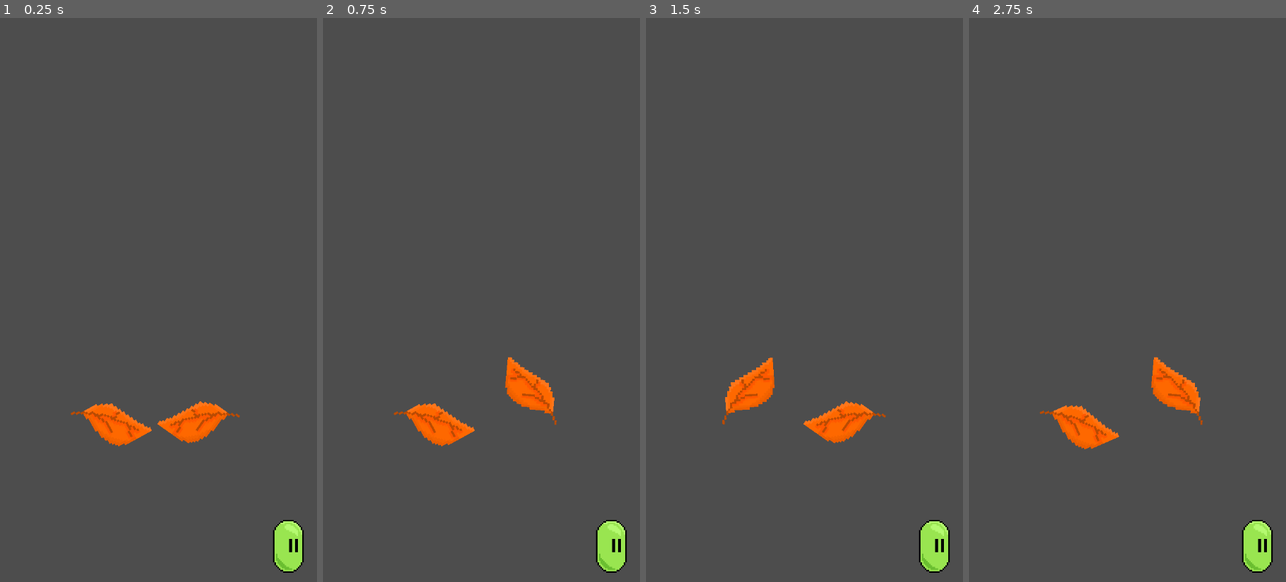
Above: before the commit, frames 1-4 (left to right).
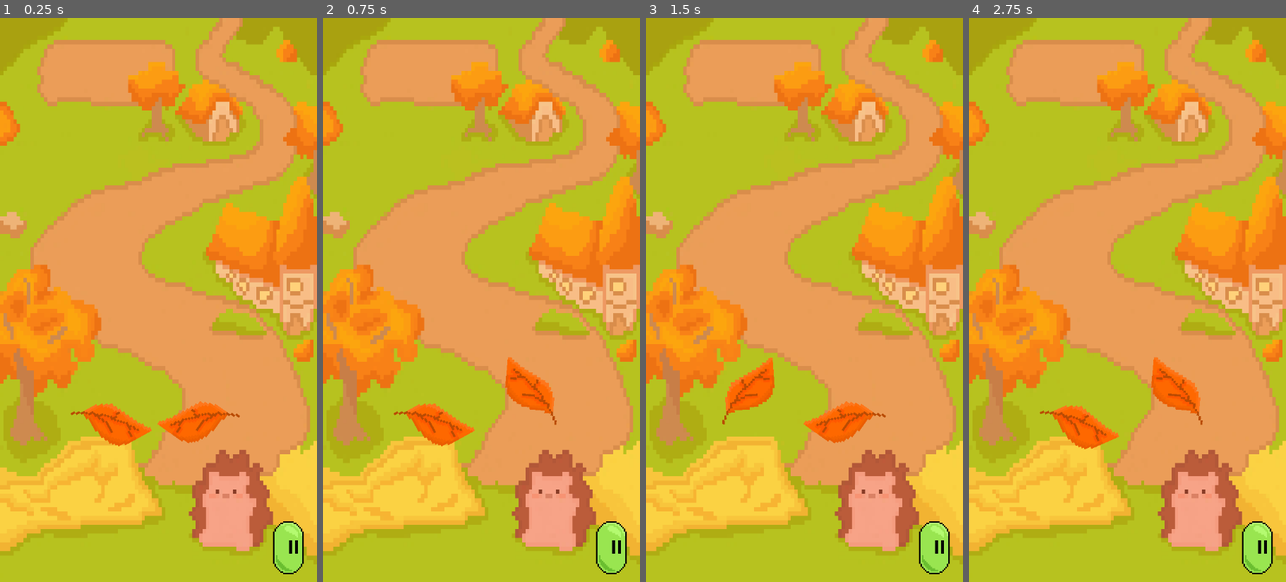
Above: after the commit, the same moments.

Repository: ILikeSloths24/HAVEN-GAME-JAM
Game: Godot game, scene res://game.tscn
Same seed, same stepped clock (60 frames per second), same inputs: the game is played once before the commit and once after it.
Inputs:
- Up to frame 1 (0.25 s): no input
- Up to frame 2 (0.75 s): tap Enter at 0.5 s; hold E (Right flipper) from 0.53 s (still down)
- Up to frame 3 (1.5 s): tap Space at 1.25 s; release E (Right flipper) at 1.28 s; hold Q (Left flipper) from 1.28 s (still down)
- Up to frame 4 (2.75 s): tap Enter at 2 s; release Q (Left flipper) at 2.03 s; hold E (Right flipper) from 2.03 s (still down)

The runs differ from the first frame. In frame 1, 98% of the frame differs, in the area x 0-100%, y 0-100%; in frame 2, 98%; in frame 3, 98%; in frame 4, 98%.

Commit message:
Saved it this time

Diff:
--- a/pin-bounce/game.tscn
+++ b/pin-bounce/game.tscn
@@ -1,6 +1,7 @@
 [gd_scene format=3 uid="uid://cw0pdokp848m4"]
 
 [ext_resource type="Texture2D" uid="uid://m0lwj7vrud8v" path="res://ART/slime idle animation.png" id="1_80nbo"]
+[ext_resource type="Texture2D" uid="uid://b1q3sme4xomf6" path="res://ART/Pinball W background _).png" id="1_ryrav"]
 [ext_resource type="Script" uid="uid://i1gpkv6ddi8t" path="res://flipper.gd" id="2_feb5d"]
 [ext_resource type="Texture2D" uid="uid://c0pekjhtv7svi" path="res://635812117569314004_360.png" id="3_fc0e3"]
 [ext_resource type="Script" uid="uid://djv833xpjlgfr" path="res://flipper_2.gd" id="4_fc0e3"]
@@ -173,12 +174,24 @@
 
 [node name="Node2D" type="Node2D" unique_id=979197503]
 
+[node name="TextureRect" type="TextureRect" parent="." unique_id=105843388]
+anchors_preset = 15
+anchor_right = 1.0
+anchor_bottom = 1.0
+offset_left = -324.0
+offset_top = -576.0
+offset_right = 324.0
+offset_bottom = 576.0
+grow_horizontal = 2
+grow_vertical = 2
+texture = ExtResource("1_ryrav")
+
 [node name="AnimatedSprite2D" type="AnimatedSprite2D" parent="." unique_id=999789391]
 position = Vector2(314.99997, 533)
 scale = Vector2(3.0000002, 3.0000002)
 sprite_frames = SubResource("SpriteFrames_f1jbl")
-frame = 10
-frame_progress = 0.9668337
+frame = 12
+frame_progress = 0.3710832
 
 [node name="Camera2D" type="Camera2D" parent="." unique_id=1727861740]
 
